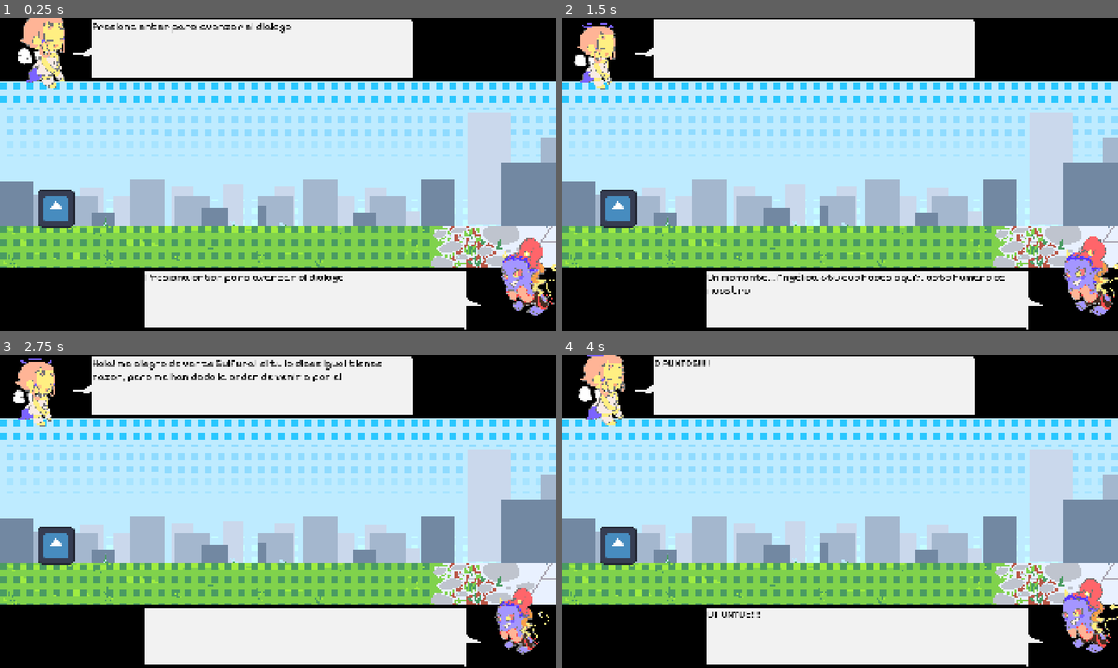
Above: before the commit, frames 1-4 (two rows, left to right).
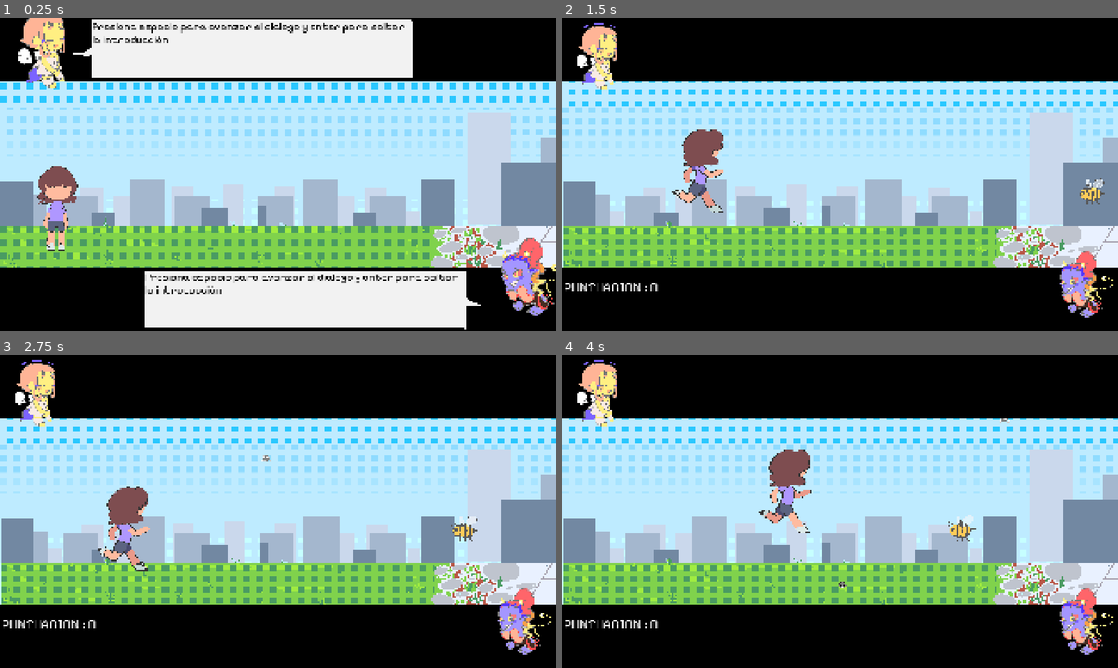
Above: after the commit, the same moments.

Repository: OchoTumbao/JaenJam
Game: Godot game, scene res://GameController.tscn
Two runs of this game, one before a commit and one after it. Both use one fixed random seed, a clock stepped at 60 frames per second and the inputs below. The engine's default icon, where the game draws it, is replaced by a stand-in: a white triangle on a blue panel in a dark square.
Inputs (mouse positions are in pixels of both pictures, inside the frame that each line leads up to):
- Up to frame 1 (0.25 s): no input
- Up to frame 2 (1.5 s): tap Enter (ui_accept) at 0.5, 0.77 s; move the mouse to (962, 158) at 0.52 s; hold Space (Dialogue) 0.53-1.28 s; hold D (move_right) from 0.53 s (still down); move the mouse to (728, 190) at 1.27 s; tap Space (Dialogue) at 1.35 s
- Up to frame 3 (2.75 s): tap Enter (ui_accept) at 1.52 s; move the mouse to (333, 442) at 2.02 s; release D (move_right) at 2.03 s; hold A (move_left) from 2.03 s (still down); hold Space (Dialogue) from 2.03 s (still down); click (333, 442) at 2.1 s
- Up to frame 4 (4 s): move the mouse to (812, 574) at 2.77 s; release A (move_left) at 2.78 s; release Space (Dialogue) at 2.78 s; hold D (move_right) from 2.78 s (still down); right-click (812, 574) at 2.85 s; tap Enter (ui_accept) at 3.02, 3.77 s; tap Space (Dialogue) at 3.05 s; move the mouse to (1006, 558) at 3.52 s; hold Space (Dialogue) from 3.53 s (still down)

The runs differ from the first frame. In frame 1, 2.6% of the frame differs, in the area x 6-83%, y 1-89%; in frame 2, 39%; in frame 3, 38%; in frame 4, 40%, in the area x 0-100%, y 0-100%.

Commit message:
opening terminado

Diff:
--- a/jaen-jam/dialogue_manager.gd
+++ b/jaen-jam/dialogue_manager.gd
@@ -51,9 +51,16 @@
 
 
 	if top_text.text != "":
+		%TopDialogue.visible = true
 		portrait_jump(%TopPortrait)
+	else:
+		%TopDialogue.visible = false
+
 	if bottom_text.text != "":
+		%BottomDialogue.visible = true
 		portrait_jump(%BottomPortrait)
+	else:
+		%BottomDialogue.visible = false
 
 	if mode == Global.Dialogue_mode.AUTO:
 		await get_tree().create_timer(line.get("time",2.0)).timeout
@@ -68,8 +75,10 @@
 	if mode != Global.Dialogue_mode.MANUAL:
 		return
 
-	if event.is_action_pressed("Dialogue"):
+	if event.is_action_released("Dialogue"):
 		next_line()
+	if event.is_action_released("Skip_Dialogue"):
+		end_dialogue()
 
 
 func next_line():
--- a/jaen-jam/dialogues/intro.json
+++ b/jaen-jam/dialogues/intro.json
@@ -1,7 +1,7 @@
 [
 	{
-		"top": "Presiona enter para avanzar el dialogo",
-		"bottom": "Presiona enter para avanzar el dialogo"
+		"top": "Presiona espacio para avanzar el dialogo y enter para saltar la introducción",
+		"bottom": "Presiona espacio para avanzar el dialogo y enter para saltar la introducción"
 	},
 	{
 		"top": "Bienvenido al cielo... aqui podras disfrutar todo el tiempo del mundo! ",
@@ -60,7 +60,10 @@
 		"top": "Tambien puedes esquivar las situaciones evitandolas sin disparar, o dejar que estas te toquen sin disparar."
 	},
 	{
-		"top": "Cada decision que tomes tendra asociada una puntuación positiva o negativa, al final del examen se contabilizara tu puntuación total y se determinara si vas al cielo o al infierno \""
+		"top": "Cada decision que tomes tendra asociada una puntuación positiva o negativa, al final del examen se contabilizara tu puntuación total y se determinara si vas al cielo o al infierno."
+	},
+	{
+		"top": "Recuerda, tus compañeras dan información basada unicamente en su criterio, confia en tu instinto y toma la decisión que tu creas mejor \""
 	},
 	{
 		"bottom": "¿Porque parece un tutorial de un videojuego metido con calzador?"
--- a/jaen-jam/project.godot
+++ b/jaen-jam/project.godot
@@ -62,6 +62,11 @@
 "events": [Object(InputEventKey,"resource_local_to_scene":false,"resource_name":"","device":-1,"window_id":0,"alt_press …(191 unchanged characters)…
 ]
 }
+Skip_Dialogue={
+"deadzone": 0.2,
+"events": [Object(InputEventKey,"resource_local_to_scene":false,"resource_name":"","device":-1,"window_id":0,"alt_pressed":false,"shift_pressed":false,"ctrl_pressed":false,"meta_pressed":false,"pressed":false,"keycode":0,"physical_keycode":4194309,"key_label":0,"unicode":0,"location":0,"echo":false,"script":null)
+]
+}
 
 [physics]
 
--- a/jaen-jam/scenes/Opening.tscn
+++ b/jaen-jam/scenes/Opening.tscn
@@ -2,10 +2,10 @@
 
 [ext_resource type="Script" uid="uid://b1iwne3b6uumg" path="res://scripts/opening.gd" id="1_rp10g"]
 [ext_resource type="PackedScene" uid="uid://c3bj8krrtcj20" path="res://scenes/dialogue_manager.tscn" id="2_3lqcv"]
-[ext_resource type="Texture2D" uid="uid://1fk4t1ugcghm" path="res://icon.svg" id="2_onevj"]
 [ext_resource type="Texture2D" uid="uid://cd3ygtdopi8pn" path="res://images/backgrounds/sky.PNG" id="3_f4vo8"]
 [ext_resource type="Texture2D" uid="uid://dl6gq0cr16gb6" path="res://images/backgrounds/buildings.png" id="5_q1kfr"]
 [ext_resource type="Texture2D" uid="uid://b8imq1tdftt6i" path="res://images/backgrounds/floor.png" id="6_kkuo2"]
+[ext_resource type="Texture2D" uid="uid://dg4yj07mwceg8" path="res://images/sprites/PC_0.png" id="6_onevj"]
 
 [sub_resource type="RectangleShape2D" id="RectangleShape2D_5mgoa"]
 size = Vector2(1926, 327)
@@ -73,4 +73,4 @@
 
 [node name="Sprite2D" type="Sprite2D" parent="." unique_id=1936250050]
 position = Vector2(194, 657)
-texture = ExtResource("2_onevj")
+texture = ExtResource("6_onevj")
--- a/jaen-jam/scenes/dialogue_manager.tscn
+++ b/jaen-jam/scenes/dialogue_manager.tscn
@@ -31,7 +31,9 @@
 offset_bottom = 256.0
 texture = ExtResource("2_507jh")
 
-[node name="NinePatchRect" type="NinePatchRect" parent="TopCharacter" unique_id=191244097]
+[node name="TopDialogue" type="NinePatchRect" parent="TopCharacter" unique_id=191244097]
+unique_name_in_owner = true
+visible = false
 layout_mode = 1
 anchors_preset = -1
 anchor_left = 0.21100001
@@ -44,7 +46,7 @@
 offset_bottom = 22.967987
 texture = ExtResource("3_5hf3l")
 
-[node name="MarginContainer" type="MarginContainer" parent="TopCharacter/NinePatchRect" unique_id=1097334752]
+[node name="MarginContainer" type="MarginContainer" parent="TopCharacter/TopDialogue" unique_id=1097334752]
 layout_mode = 1
 anchors_preset = -1
 anchor_left = 0.120000005
@@ -55,14 +57,14 @@
 grow_horizontal = 2
 grow_vertical = 2
 
-[node name="TopText" type="RichTextLabel" parent="TopCharacter/NinePatchRect/MarginContainer" unique_id=1415419392]
+[node name="TopText" type="RichTextLabel" parent="TopCharacter/TopDialogue/MarginContainer" unique_id=1415419392]
 unique_name_in_owner = true
 layout_mode = 2
 theme_override_colors/default_color = Color(0, 0, 0, 1)
 theme_override_fonts/normal_font = ExtResource("4_507jh")
 theme_override_font_sizes/normal_font_size = 36
 
-[node name="TextureRect" type="TextureRect" parent="TopCharacter/NinePatchRect" unique_id=179537085]
+[node name="TextureRect" type="TextureRect" parent="TopCharacter/TopDialogue" unique_id=179537085]
 layout_mode = 0
 offset_left = 85.0
 offset_right = 655.0
@@ -85,7 +87,9 @@
 offset_bottom = 180.0
 texture = ExtResource("6_jf0e1")
 
-[node name="NinePatchRect" type="NinePatchRect" parent="BottomCharacter" unique_id=1272856437]
+[node name="BottomDialogue" type="NinePatchRect" parent="BottomCharacter" unique_id=1272856437]
+unique_name_in_owner = true
+visible = false
 layout_mode = 1
 anchors_preset = -1
 anchor_left = 0.21100001
@@ -98,7 +102,7 @@
 offset_bottom = 22.967987
 texture = ExtResource("3_5hf3l")
 
-[node name="MarginContainer" type="MarginContainer" parent="BottomCharacter/NinePatchRect" unique_id=184049123]
+[node name="MarginContainer" type="MarginContainer" parent="BottomCharacter/BottomDialogue" unique_id=184049123]
 layout_mode = 1
 anchors_preset = -1
 anchor_left = 0.120000005
@@ -109,14 +113,14 @@
 grow_horizontal = 2
 grow_vertical = 2
 
-[node name="BottomText" type="RichTextLabel" parent="BottomCharacter/NinePatchRect/MarginContainer" unique_id=1504311090]
+[node name="BottomText" type="RichTextLabel" parent="BottomCharacter/BottomDialogue/MarginContainer" unique_id=1504311090]
 unique_name_in_owner = true
 layout_mode = 2
 theme_override_colors/default_color = Color(0, 0, 0, 1)
 theme_override_fonts/normal_font = ExtResource("4_507jh")
 theme_override_font_sizes/normal_font_size = 36
 
-[node name="TextureRect" type="TextureRect" parent="BottomCharacter/NinePatchRect" unique_id=1804787714]
+[node name="TextureRect" type="TextureRect" parent="BottomCharacter/BottomDialogue" unique_id=1804787714]
 layout_mode = 0
 offset_left = 754.0
 offset_right = 1324.0
